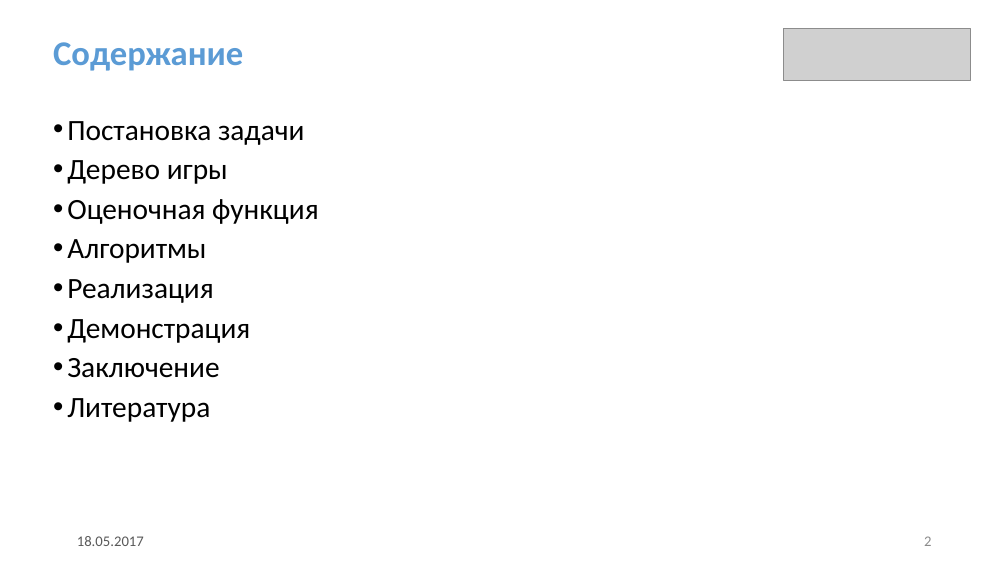
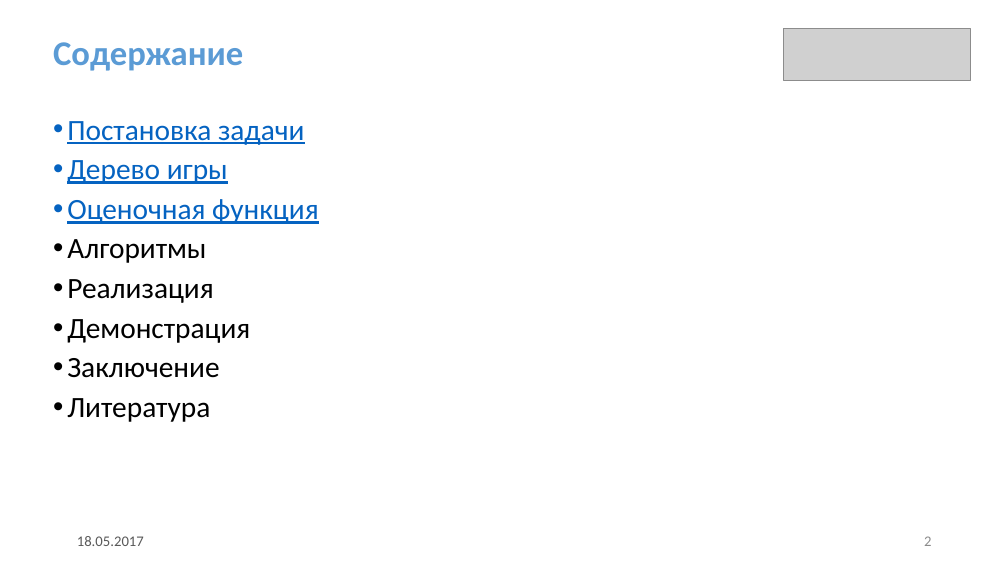
Before and after one commit to GrachevaElena/Checkers, a slide deck: slide 2 of ProjectNewDesign.pptx. Drawn at 1008x567 pixels with LibreOffice and Linux fonts; fonts in the diff are those of the drawing; grey boxes stand for pictures. Boxes give left, top, right and bottom in pixels: in the first picture for what was removed or moved away, otherwise in the second. Text is boxed around its words. In the diff, an @@ line names an element or a change of style, - is before the commit and + after.

```diff
--- a/ProjectNewDesign.pptx
+++ b/ProjectNewDesign.pptx
@@ text at (67, 121, 318, 224): text colour #000000 to #0563C1, underline on in "Постановка задачи", "Дерево игры", "Оценочная функция" @@
```
Also in this commit, not shown: 9 other slides changed, 5 slides added, 6 slides removed.
